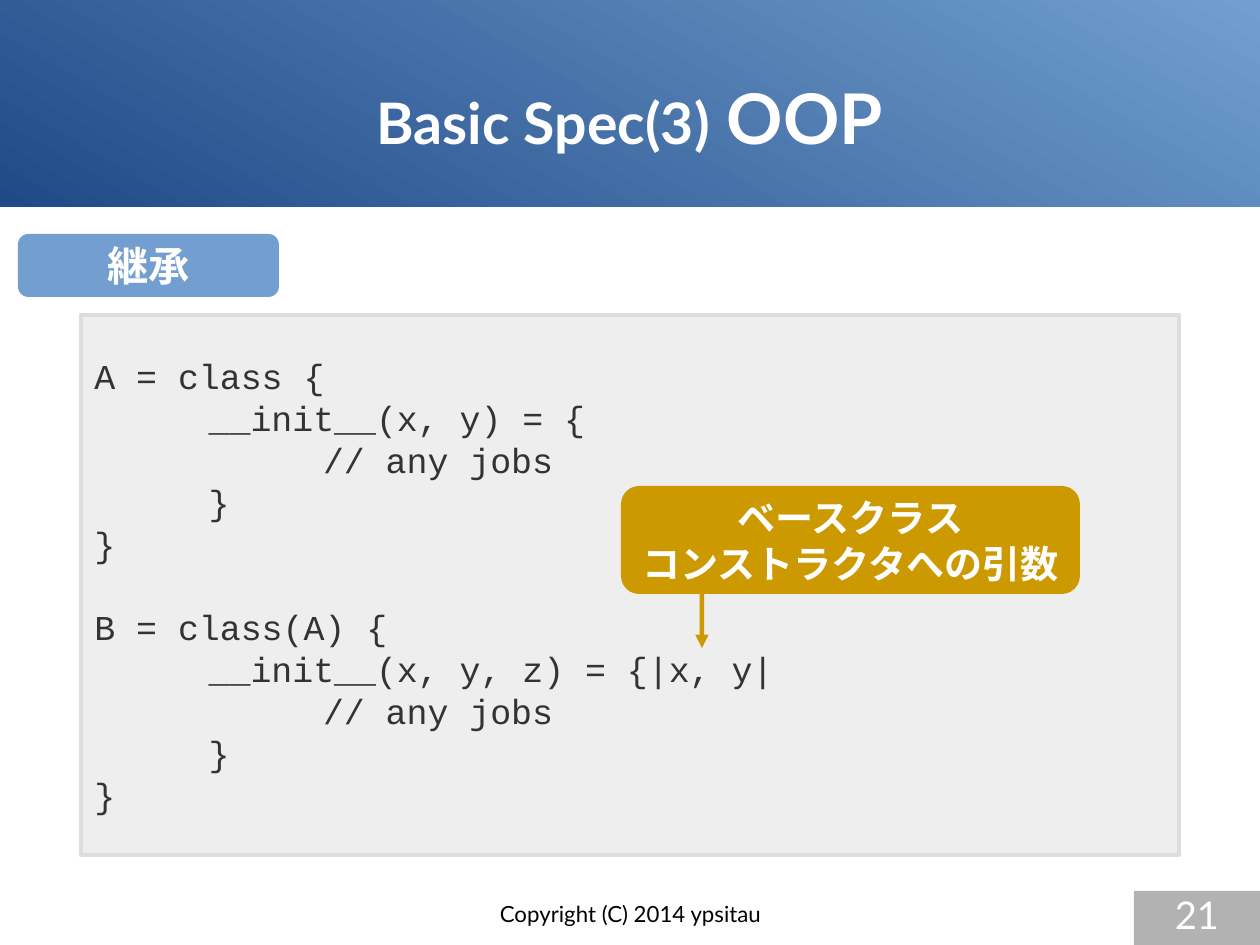
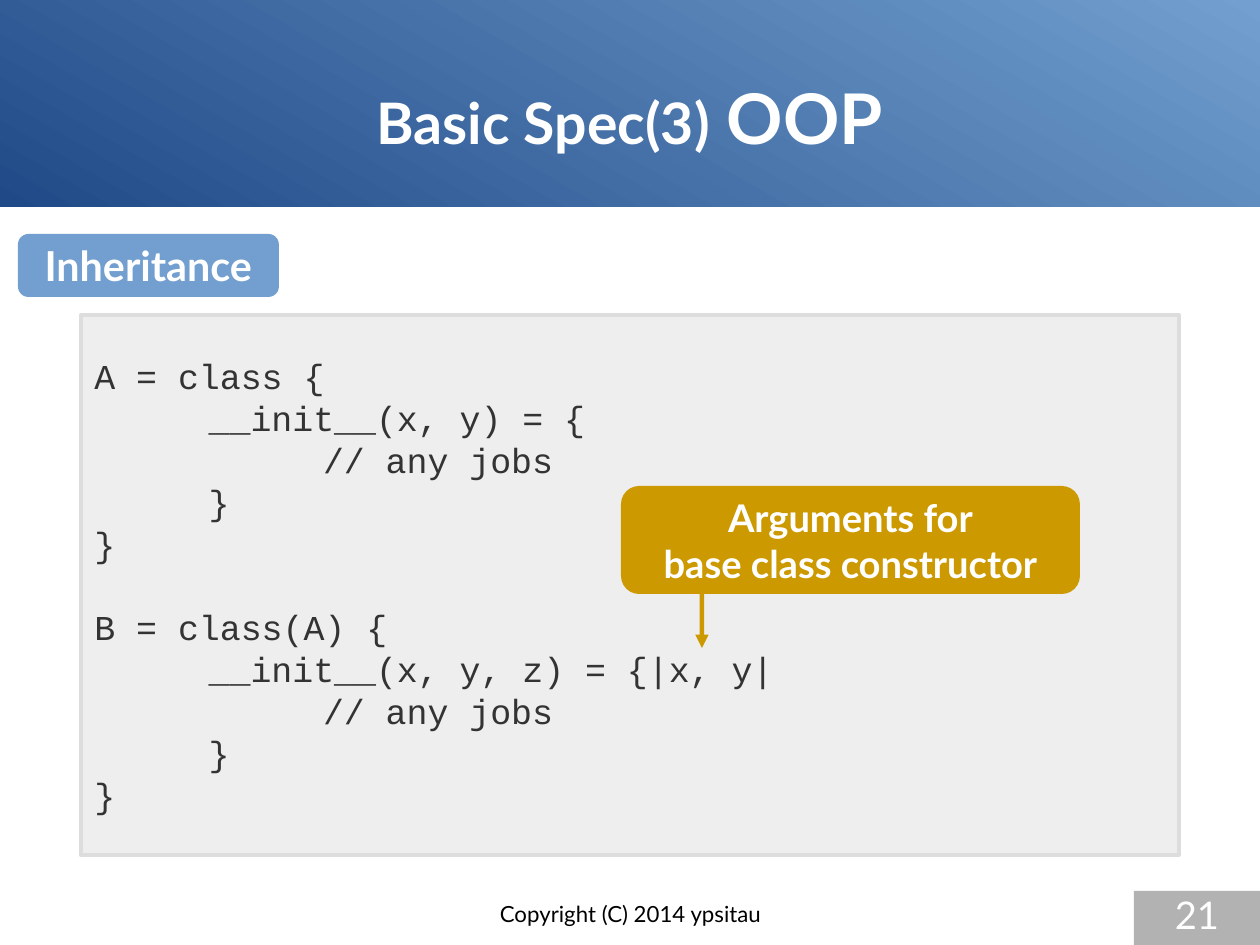
Before and after one commit to gura-lang/gura-doc, a slide deck: slide 21 of presentation/gura-introduction-e.odp. Drawn at 1260x945 pixels with LibreOffice and Linux fonts; fonts in the diff are those of the drawing. Boxes give left, top, right and bottom in pixels: in the first picture for what was removed or moved away, otherwise in the second. Text is boxed around its words. In the diff, an @@ line names an element or a change of style, - is before the commit and + after.

```diff
--- a/presentation/gura-introduction-e.odp
+++ b/presentation/gura-introduction-e.odp
@@ text in rounded rectangle at bbox=[45, 250, 253, 282]: text changed @@
-継承
+Inheritance
@@ text in rounded rectangle at bbox=[664, 504, 1037, 579]: text changed; font Courier New to Lato @@
-ベースクラス
-コンストラクタへの引数
+Arguments for
+base class constructor
```
Also in this commit, not shown: 26 other slides changed, 4 slides added, 4 slides removed.
